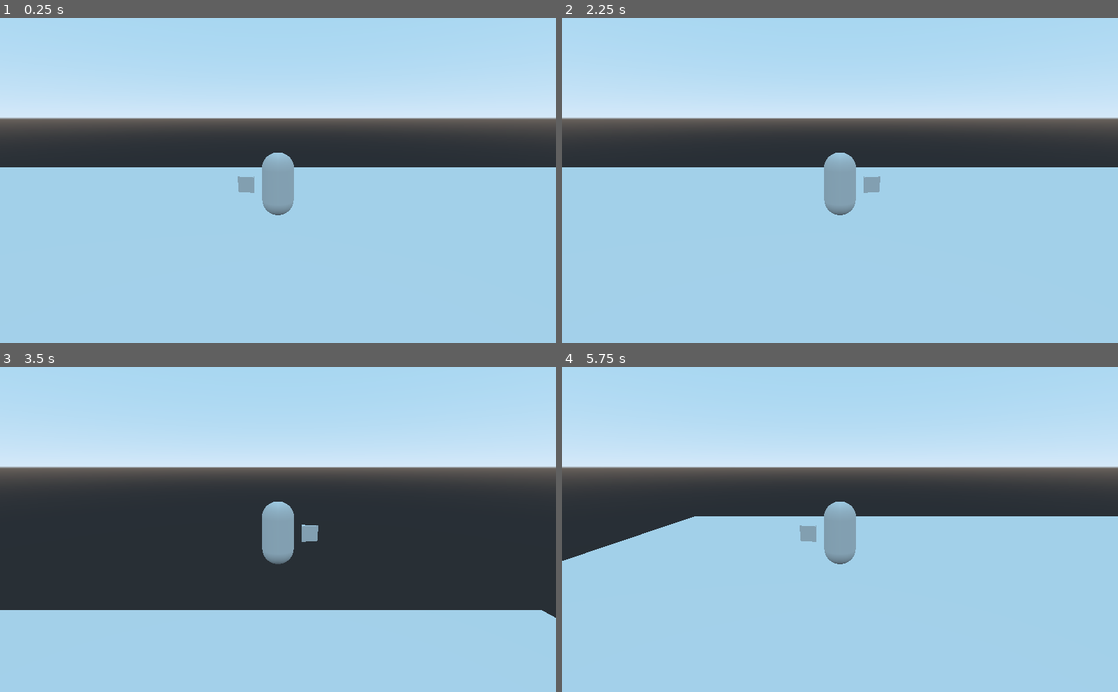
Above: before the commit, frames 1-4 (two rows, left to right).
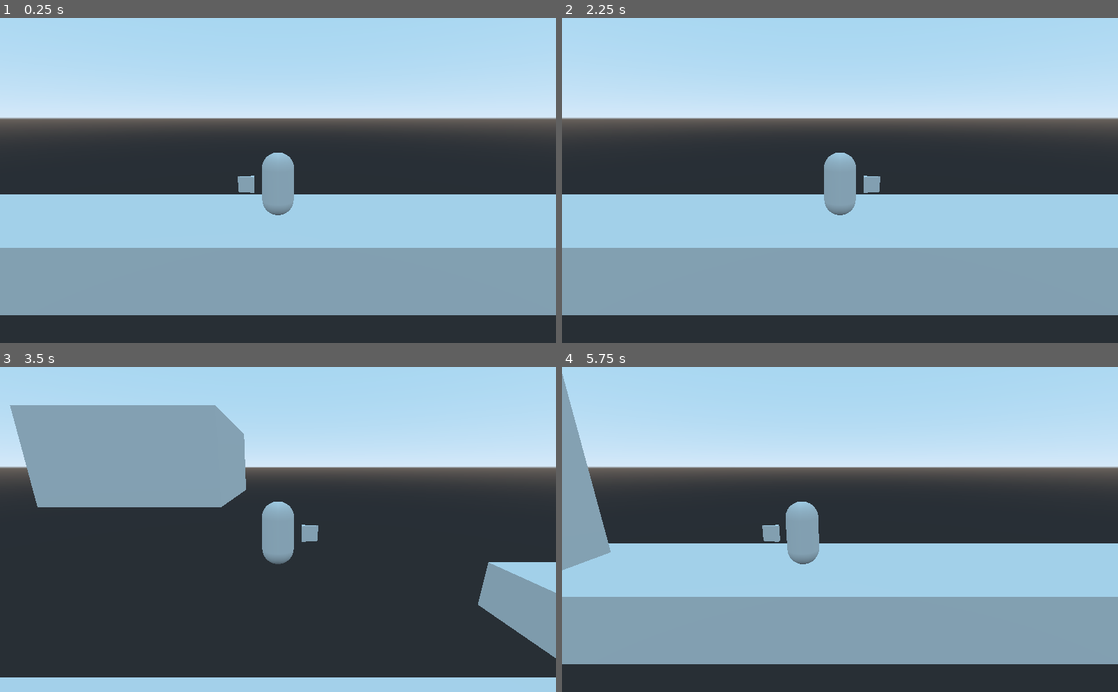
Above: after the commit, the same moments.

Repository: matgib38/Devoid
Game: Godot game, scene res://Test Level.tscn
Two runs of this game, one before a commit and one after it. Both use one fixed random seed, a clock stepped at 60 frames per second and the inputs below. The project has no main scene, so this scene is started directly.
Inputs:
- Up to frame 1 (0.25 s): no input
- Up to frame 2 (2.25 s): tap Enter at 0.5 s; hold Right (ui_right) 0.53-1.28 s; hold Left (ui_left) 1.28-2.03 s; tap Space at 2 s; hold Right (ui_right) from 2.03 s (still down)
- Up to frame 3 (3.5 s): release Right (ui_right) at 2.78 s; hold Up (ui_up) from 2.78 s (still down)
- Up to frame 4 (5.75 s): release Up (ui_up) at 3.53 s; hold Left (ui_left) from 3.53 s (still down)

The runs differ from the first frame. In frame 1, 37% of the frame differs, in the area x 0-100%, y 45-100%; in frame 2, 37%; in frame 3, 35%; in frame 4, 40%, in the area x 0-100%, y 2-100%.

Commit message:
Added wall jump code as collectable

Diff:
--- /dev/null
+++ b/BasicPlatform.tscn
@@ -0,0 +1,17 @@
+[gd_scene load_steps=3 format=2]
+
+[sub_resource type="BoxShape" id=1]
+
+[sub_resource type="CubeMesh" id=2]
+
+[node name="BasicPlatform" type="Spatial"]
+
+[node name="StaticBody" type="StaticBody" parent="."]
+transform = Transform( 2, 0, 0, 0, 1, 0, 0, 0, 2, 0, 0, 0 )
+
+[node name="CollisionShape" type="CollisionShape" parent="StaticBody"]
+shape = SubResource( 1 )
+
+[node name="MeshInstance" type="MeshInstance" parent="StaticBody"]
+mesh = SubResource( 2 )
+material/0 = null
--- a/CameraStopper.tscn
+++ b/CameraStopper.tscn
@@ -9,24 +9,32 @@
 
 [sub_resource type="BoxShape" id=3]
 
+[sub_resource type="BoxShape" id=4]
+extents = Vector3( 2, 1, 1 )
+
 [node name="CameraStopper" type="Spatial"]
 script = ExtResource( 1 )
 
-[node name="Area" type="Area" parent="."]
+[node name="CameraFreezeDetector" type="Area" parent="."]
 
-[node name="CollisionShape" type="CollisionShape" parent="Area"]
+[node name="CollisionShape" type="CollisionShape" parent="CameraFreezeDetector"]
 transform = Transform( 1, 0, 0, 0, 7.9, 0, 0, 0, 1, 3, 8, 0 )
 shape = SubResource( 1 )
 
-[node name="StaticBody" type="StaticBody" parent="."]
+[node name="Level End" type="StaticBody" parent="."]
 transform = Transform( 1, 0, 0, 0, 8, 0, 0, 0, 1, -2, 8, 0 )
 
-[node name="MeshInstance" type="MeshInstance" parent="StaticBody"]
+[node name="MeshInstance" type="MeshInstance" parent="Level End"]
 mesh = SubResource( 2 )
 material/0 = null
 
-[node name="CollisionShape" type="CollisionShape" parent="StaticBody"]
+[node name="CollisionShape" type="CollisionShape" parent="Level End"]
 shape = SubResource( 3 )
 
-[connection signal="body_entered" from="Area" to="." method="_on_Area_body_entered"]
-[connection signal="body_exited" from="Area" to="." method="_on_Area_body_exited"]
+[node name="NextScene" type="Area" parent="Level End"]
+
+[node name="CollisionShape" type="CollisionShape" parent="Level End/NextScene"]
+shape = SubResource( 4 )
+
+[connection signal="body_entered" from="CameraFreezeDetector" to="." method="_on_Area_body_entered"]
+[connection signal="body_exited" from="CameraFreezeDetector" to="." method="_on_Area_body_exited"]
--- a/Movement.gd
+++ b/Movement.gd
@@ -2,6 +2,7 @@
 
 var gravity = 30
 var jump = 20
+var wall_jump = false
 
 export var max_speed = 10
 export var friction = 10
@@ -10,7 +11,7 @@
 
 var move_vector = Vector3.ZERO
 
-func get_input():
+func get_input(): #Codes for movement
 	var input = Vector3(
 		0,
 		0,
@@ -24,7 +25,7 @@
 
 func _physics_process(delta):
 	var input = get_input()
-	if input != Vector3.ZERO:
+	if input != Vector3.ZERO: #Codes for movement
 		speed += acceleration
 		if input > Vector3.ZERO:
 			$CharacterMesh.rotation_degrees.y = 180
@@ -38,7 +39,10 @@
 	if not is_on_floor():
 		move_vector.y -= gravity * delta
 
-	if Input.is_action_just_pressed("ui_up") and is_on_floor() :
+	if Input.is_action_just_pressed("ui_up") and is_on_floor() : #Codes for basic jump
+		move_vector.y = jump
+
+	if Input.is_action_just_pressed("ui_up") and is_on_wall() and wall_jump == true: #Codes for wall jump
 		move_vector.y = jump
 
 	move_and_slide(move_vector, Vector3.UP)
--- a/Test Level.tscn
+++ b/Test Level.tscn
@@ -1,8 +1,10 @@
-[gd_scene load_steps=6 format=2]
+[gd_scene load_steps=8 format=2]
 
 [ext_resource path="res://Player.tscn" type="PackedScene" id=1]
 [ext_resource path="res://Camera.gd" type="Script" id=2]
 [ext_resource path="res://CameraStopper.tscn" type="PackedScene" id=3]
+[ext_resource path="res://BasicPlatform.tscn" type="PackedScene" id=4]
+[ext_resource path="res://WallJump.tscn" type="PackedScene" id=5]
 
 [sub_resource type="CubeMesh" id=1]
 size = Vector3( 10, 2, 10 )
@@ -13,12 +15,12 @@
 [node name="Test Level" type="Spatial"]
 
 [node name="CameraStopper" parent="." instance=ExtResource( 3 )]
-transform = Transform( -4.37114e-08, 0, 1, 0, 1, 0, -1, 0, -4.37114e-08, 0, 0, 20 )
+transform = Transform( -4.37114e-08, 0, 1, 0, 1, 0, -1, 0, -4.37114e-08, 0, 0, 22 )
 
 [node name="Player" parent="." instance=ExtResource( 1 )]
 
 [node name="Floor" type="StaticBody" parent="."]
-transform = Transform( -0.3, 0, 0, 0, 1, 0, 0, 0, 1, 0, -1, 0 )
+transform = Transform( -0.081, 0, 0, 0, 1, 0, 0, 0, 1, 0, -1, 0 )
 
 [node name="MeshInstance" type="MeshInstance" parent="Floor"]
 transform = Transform( 5, 0, 0, 0, 1, 0, 0, 0, 5, 0, 0, 0 )
@@ -31,3 +33,18 @@
 [node name="Camera" type="Camera" parent="."]
 transform = Transform( -4.2222e-08, 0.258819, -0.965926, 1.13133e-08, 0.965926, 0.258819, 1, 4.61853e-14, -4.37114e-08, -7, 4, 0 )
 script = ExtResource( 2 )
+
+[node name="CameraStopper2" parent="." instance=ExtResource( 3 )]
+transform = Transform( -4.37114e-08, 0, -1, 0, 1, 0, 1, 0, -4.37114e-08, 0, 0, -22 )
+
+[node name="BasicPlatform" parent="." instance=ExtResource( 4 )]
+transform = Transform( 1, 0, 0, 0, 1, 0, 0, 0, 1, 0, 5, 17 )
+
+[node name="BasicPlatform2" parent="." instance=ExtResource( 4 )]
+transform = Transform( 1, 0, 0, 0, 1, 0, 0, 0, 1, 0, 10, 3 )
+
+[node name="BasicPlatform3" parent="." instance=ExtResource( 4 )]
+transform = Transform( 1, 0, 0, 0, 1, 0, 0, 0, 1, 0, 10, -13 )
+
+[node name="WallJump" parent="." instance=ExtResource( 5 )]
+transform = Transform( 1, 0, 0, 0, 1, 0, 0, 0, 1, 0, 16, -5 )
--- /dev/null
+++ b/WallJump.gd
@@ -0,0 +1,7 @@
+extends Spatial
+
+onready var wall_check = get_parent().get_node("Player")
+
+func _on_Area_body_entered(body):
+	if body.name == "Player":
+		wall_check.wall_jump = true
--- /dev/null
+++ b/WallJump.tscn
@@ -0,0 +1,22 @@
+[gd_scene load_steps=4 format=2]
+
+[ext_resource path="res://WallJump.gd" type="Script" id=1]
+
+[sub_resource type="SphereMesh" id=1]
+
+[sub_resource type="SphereShape" id=2]
+
+[node name="WallJump" type="Spatial"]
+transform = Transform( 0.192, 0, 0, 0, 0.19008, 0, 0, 0, 0.186624, 0, 0, 0 )
+script = ExtResource( 1 )
+
+[node name="MeshInstance" type="MeshInstance" parent="."]
+mesh = SubResource( 1 )
+material/0 = null
+
+[node name="Area" type="Area" parent="."]
+
+[node name="CollisionShape" type="CollisionShape" parent="Area"]
+shape = SubResource( 2 )
+
+[connection signal="body_entered" from="Area" to="." method="_on_Area_body_entered"]
Not shown: 1 places in CameraStopper.tscn that only renumber resources
